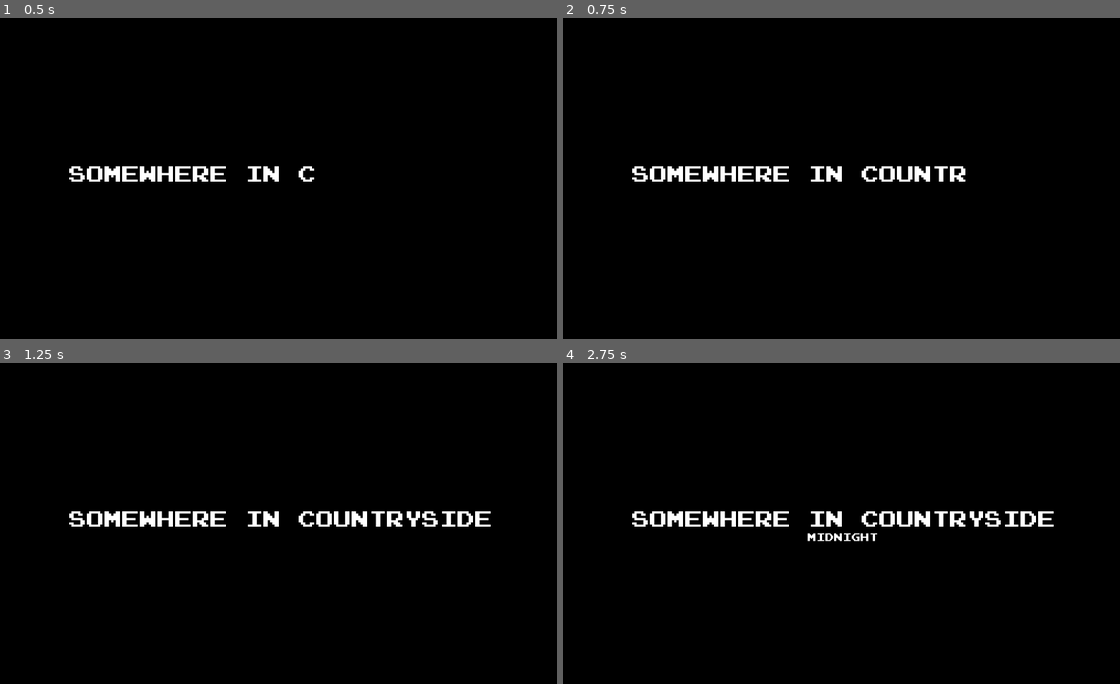
Above: before the commit, frames 1-4 (two rows, left to right).
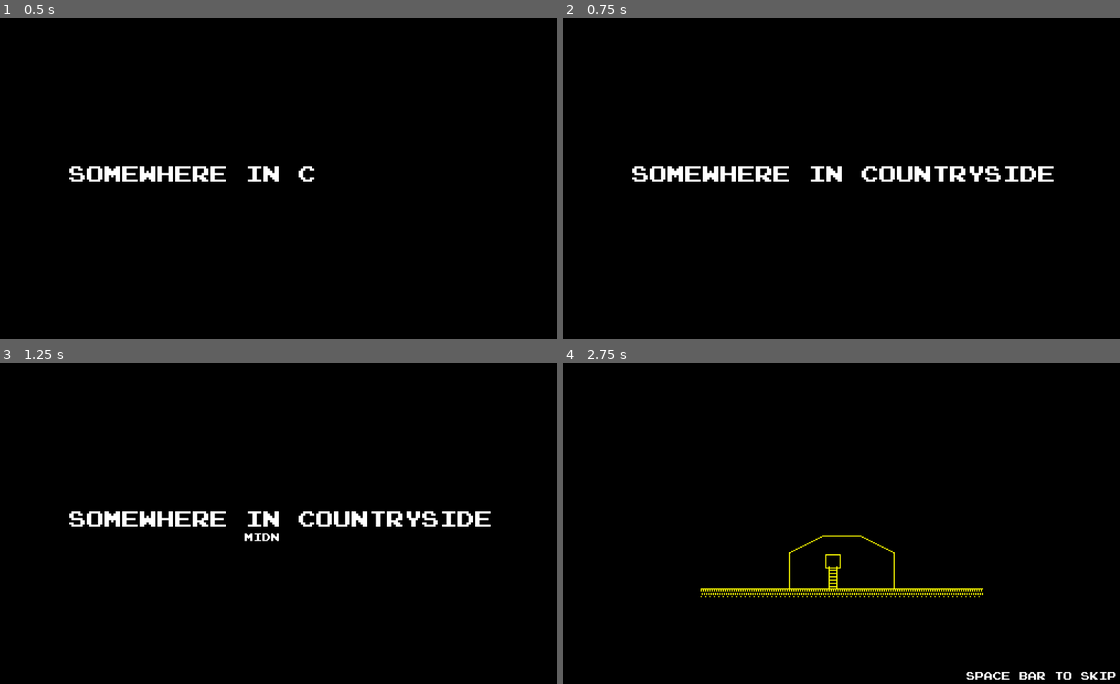
Above: after the commit, the same moments.

Repository: lethiandev/hen-misadventures
Game: Godot game, scene res://levels/intro/intro.tscn
The game is run twice, just before and just after one commit, with the same random seed, the same clock (stepped at 60 frames per second) and the same inputs. Sound files missing from this copy of the repository are replaced by a short silence.
Inputs:
- Up to frame 1 (0.5 s): no input
- Up to frame 2 (0.75 s): tap Enter (ui_accept) at 0.5 s; hold Right (ui_right) from 0.53 s (still down); hold Enter (ui_accept) from 0.53 s (still down)
- Up to frame 3 (1.25 s): keep holding Right (ui_right); keep holding Enter (ui_accept)
- Up to frame 4 (2.75 s): release Enter (ui_accept) at 1.28 s; tap Enter (ui_accept) at 1.35, 1.52, 1.82 s; release Right (ui_right) at 2.03 s; hold Left (ui_left) from 2.03 s (still down); hold Enter (ui_accept) from 2.03 s (still down)

Frame 1 is identical in both runs. In frame 2, 0.4% of the frame differs, in the area x 73-89%, y 46-51%; in frame 3, 0.1%; in frame 4, 3.5%, in the area x 12-100%, y 46-99%.

Commit message:
Add feature to skip transition hints

Diff:
--- a/src/interface/transition/transition.gd
+++ b/src/interface/transition/transition.gd
@@ -5,6 +5,11 @@
 signal fade_in_ended()
 signal fade_out_started()
 signal fade_out_ended()
+
+func _process(delta):
+	if Input.is_action_just_pressed("ui_accept"):
+		$VBoxContainer/TitleLabel.skip()
+		$VBoxContainer/HintLabel.skip()
 
 func level_introduce(title, hint, origin = Vector2(), fade_in = true):
 	$VBoxContainer.show()
--- a/src/interface/transition/tween_label.gd
+++ b/src/interface/transition/tween_label.gd
@@ -15,6 +15,13 @@
 	$Tween.start()
 	return $Tween
 
+func skip():
+	var time_frame = tween_duration + tween_delay
+	if $Tween.tell() < time_frame:
+		# Seek tween just right before the end
+		# Workaround for emitting tween_completed signal
+		$Tween.seek(time_frame - 0.001)
+
 func _interpolate_visible_chars(value):
 	visible_characters = int(value * text.length())
 
